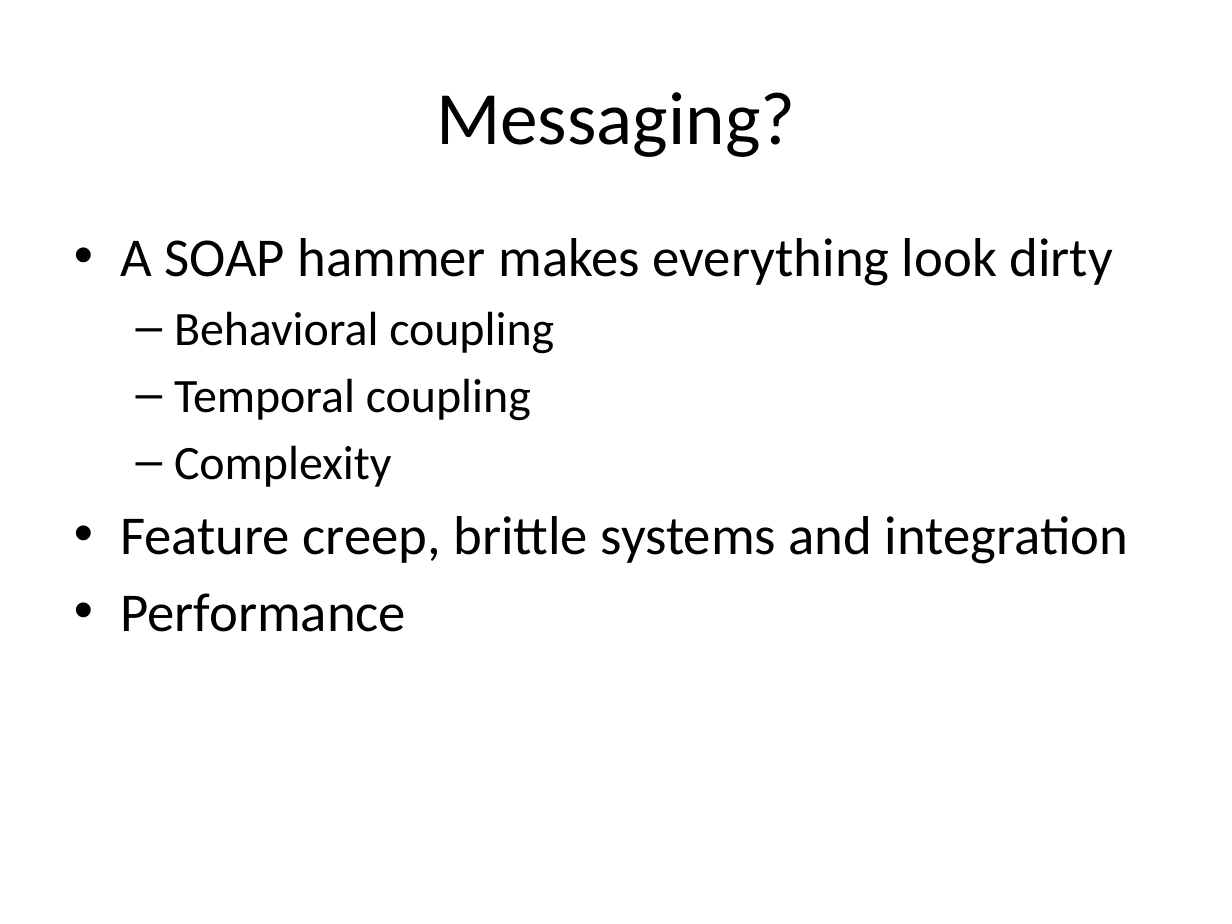
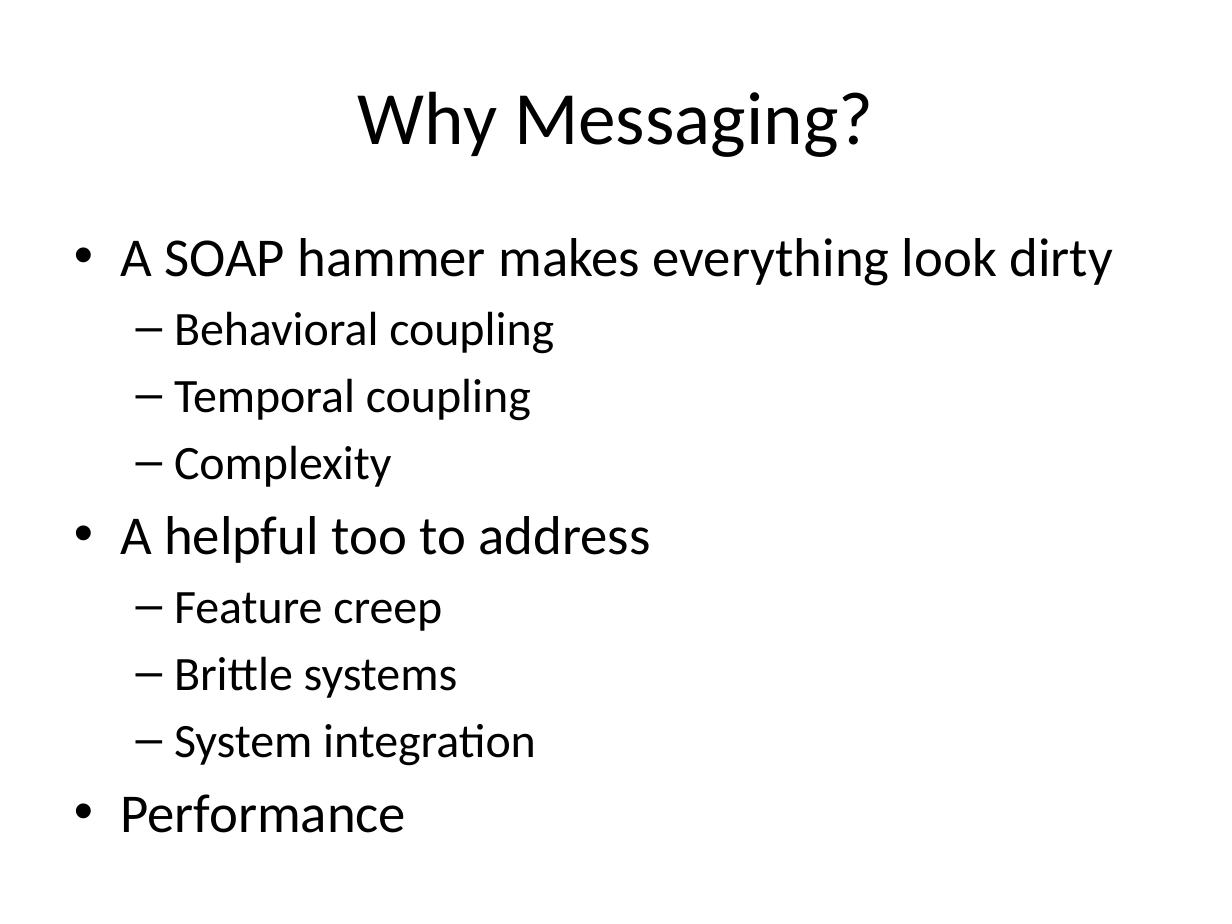
Before and after one commit to cl9p/rabbitmq-demos, a slide deck: slide 3 of Messaging Patterns.pptx. Drawn at 1232x924 pixels with LibreOffice and Linux fonts; fonts in the diff are those of the drawing. Boxes give left, top, right and bottom in pixels: in the first picture for what was removed or moved away, otherwise in the second. Text is boxed around its words. In the diff, an @@ line names an element or a change of style, - is before the commit and + after.

```diff
--- a/Messaging Patterns.pptx
+++ b/Messaging Patterns.pptx
@@ title at [358, 91, 873, 157]: text changed @@
-Messaging?
+Why Messaging?
@@ text at [120, 516, 650, 766]: text changed; size 32 to 28 pt @@
-• Feature creep, brittle systems and integration
+• A helpful too to address
+  – Feature creep
+  – Brittle systems
+  – System integration
```
Also in this commit, not shown: 10 other slides changed, 2 slides added.
